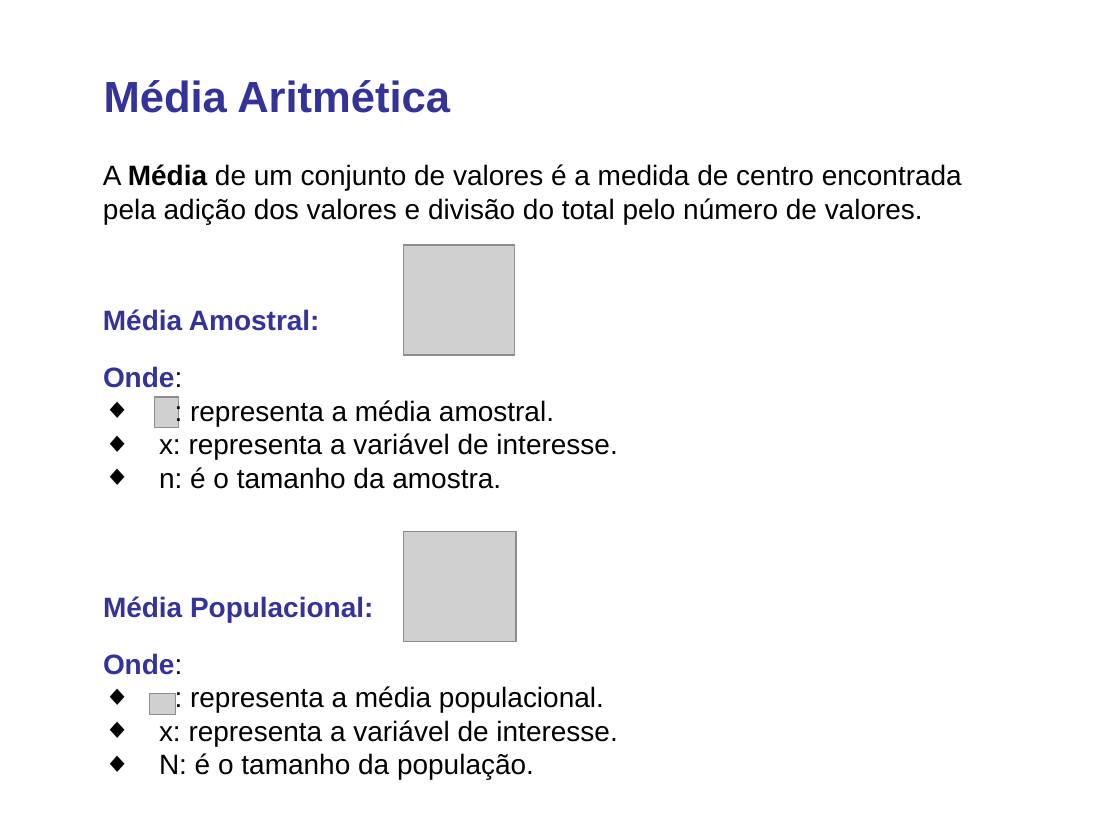
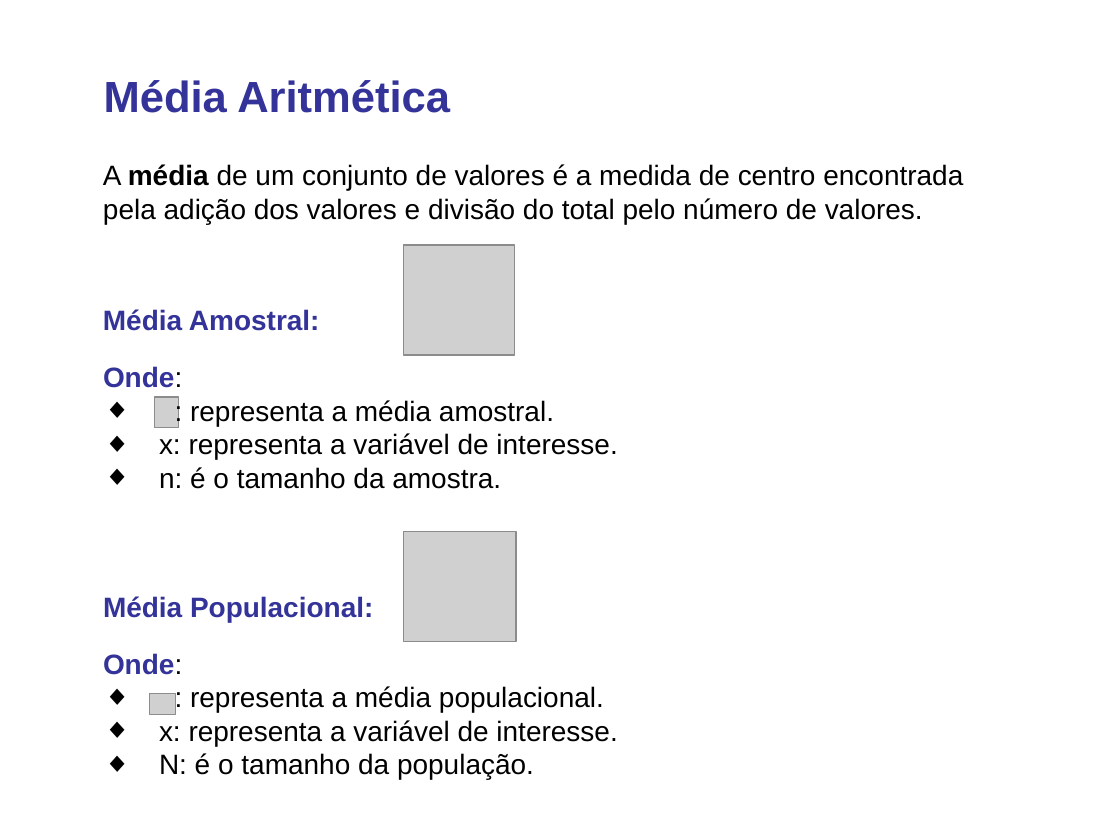
Before and after one commit to lansaviniec/estatistica, a slide deck: slide 5 of 3 estatistica_descritiva.ppt. Drawn at 1120x840 pixels with LibreOffice and Linux fonts; fonts in the diff are those of the drawing; grey boxes stand for pictures. Boxes give left, top, right and bottom in pixels: in the first picture for what was removed or moved away, otherwise in the second. Text is boxed around its words. In the diff, an @@ line names an element or a change of style, - is before the commit and + after.

```diff
--- a/3 estatistica_descritiva.ppt
+++ b/3 estatistica_descritiva.ppt
@@ text at (x1=103, y1=164, x2=963, y2=224): text changed @@
-A Média de um conjunto de valores é a medida de centro encontrada pela adição dos valores e divisão do total pelo número de valores.
+A média de um conjunto de valores é a medida de centro encontrada pela adição dos valores e divisão do total pelo número de valores.
```
Also in this commit, not shown: 3 other slides changed, 23 slides added.
